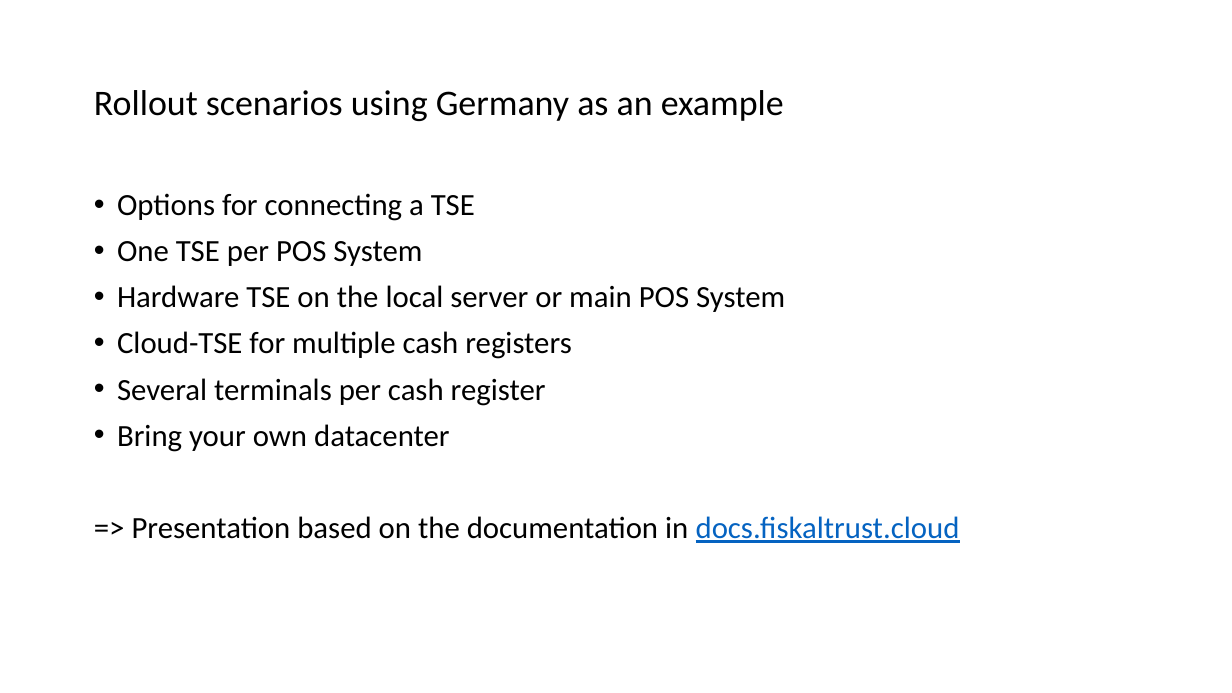
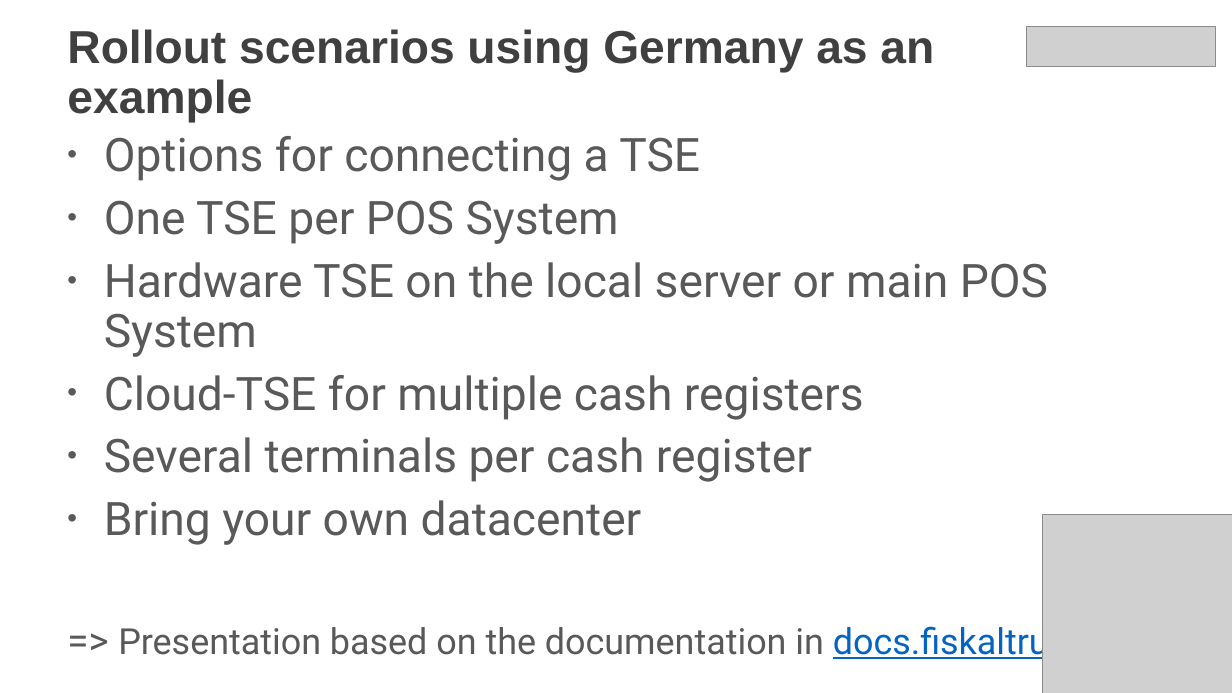
Before and after one commit to fiskaltrust/productdescription-de-doc, a slide deck: slide 23 of for-poscreators/presentation/media/lead-presentation-creator-en.pptx. Drawn at 1232x693 pixels with LibreOffice and Linux fonts; fonts in the diff are those of the drawing; grey boxes stand for pictures. Boxes give left, top, right and bottom in pixels: in the first picture for what was removed or moved away, otherwise in the second. Text is boxed around its words. In the diff, an @@ line names an element or a change of style, - is before the commit and + after.

```diff
--- a/for-poscreators/presentation/media/lead-presentation-creator-en.pptx
+++ b/for-poscreators/presentation/media/lead-presentation-creator-en.pptx
@@ title "Rollout scenarios using Germany as ...": place and size @@
-title "Rollout scenarios using Germany as ..." at [94, 90, 784, 121]
+title "Rollout scenarios using Germany as ..." at [67, 29, 934, 123]
@@ title "Rollout scenarios using Germany as ..." at [67, 29, 934, 123]: size 28 to 36 pt, font Calibri to Arial, text colour #000000 to #404040, bold on; vertical alignment middle to top @@
@@ picture added at [1027, 27, 1215, 67] @@
@@ text "Options for connecting a TSE": place and size @@
-text "Options for connecting a TSE" at [117, 193, 960, 543]
+text "Options for connecting a TSE" at [104, 136, 1177, 663]
@@ text "Options for connecting a TSE" at [104, 136, 1177, 663]: size 24 to 36 pt in "Options for connecting a TSE", "One TSE per POS System", "Hardware TSE on the local server or ...", "Cloud-TSE for multiple cash registers" and 2 more places; font Calibri to Roboto, text colour #000000 to #595959; size 24 to 30 pt in "=>"; size 24 to 28 pt in "Presentation based on the documentation in docs.fiskaltrust. ..."; indent changed @@
@@ picture added at [1043, 515, 1232, 693] @@
```
Also in this commit, not shown: 26 other slides changed, 3 slides added, 3 slides removed.
